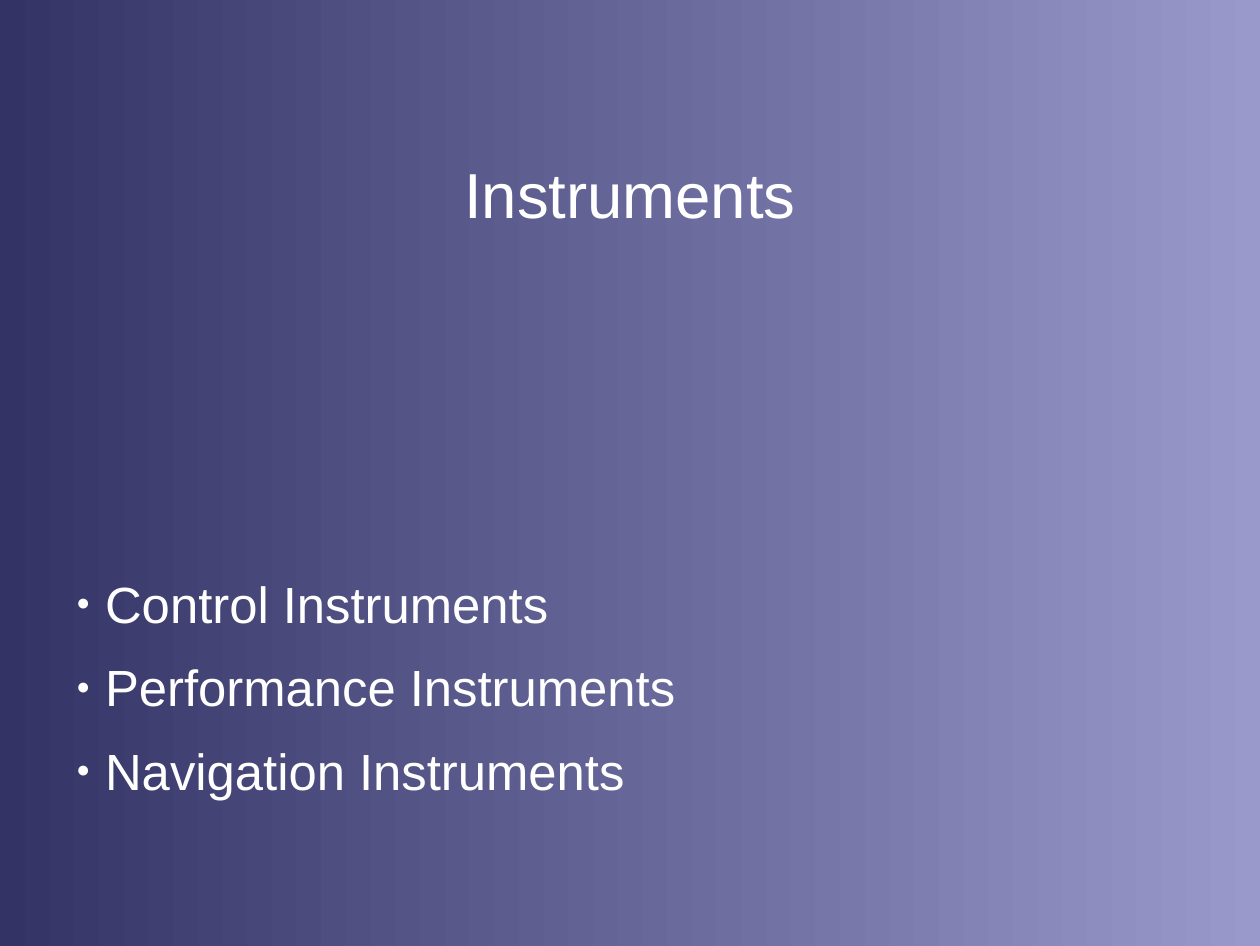
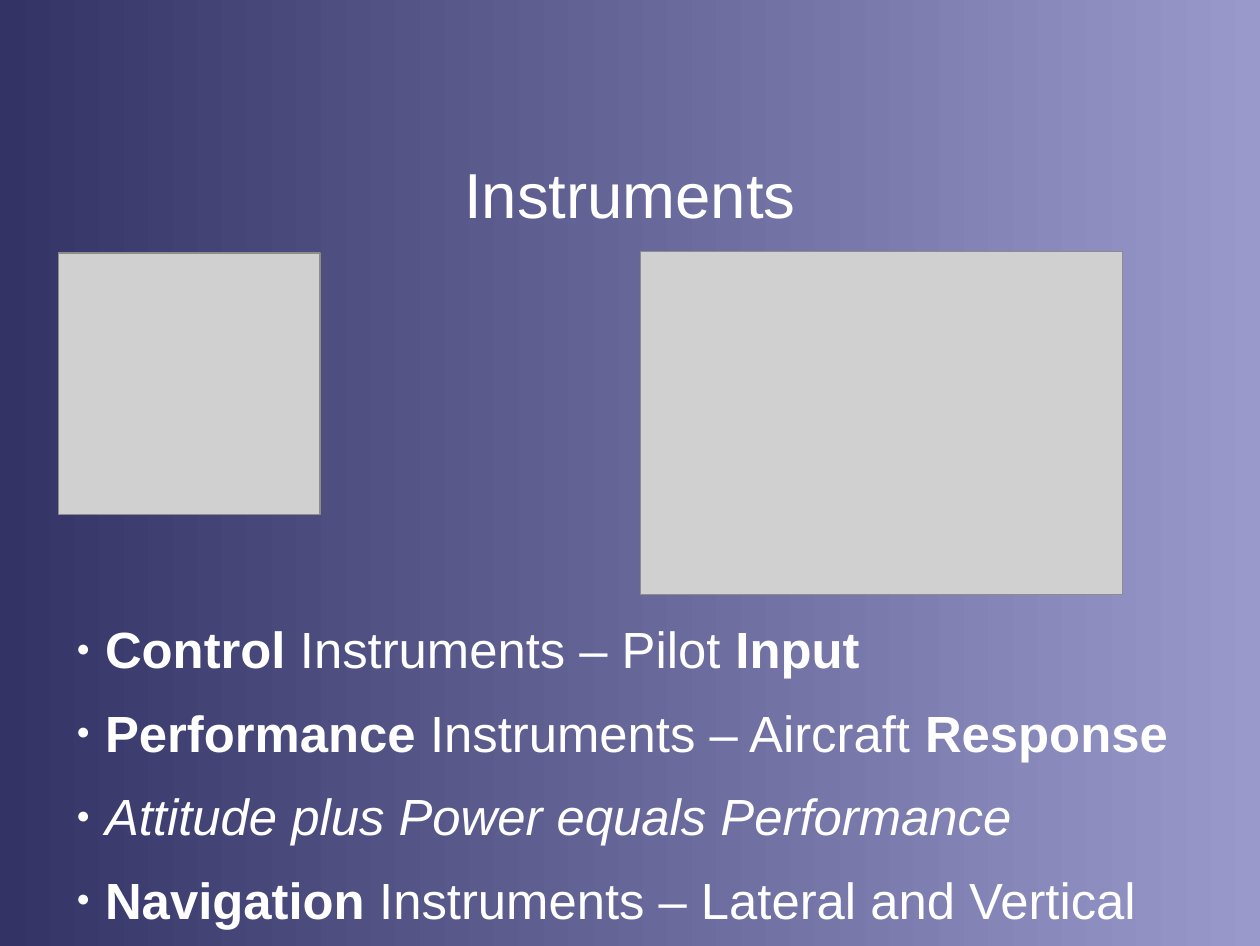
Before and after one commit to stephanheinemann/flight, a slide deck: slide 5 of FI/Instruments/Instruments.odp. Drawn at 1260x946 pixels with LibreOffice and Linux fonts; fonts in the diff are those of the drawing; grey boxes stand for pictures; background and template pictures are left out. Boxes give left, top, right and bottom in pixels: in the first picture for what was removed or moved away, otherwise in the second. Text is boxed around its words. In the diff, an @@ line names an element or a change of style, - is before the commit and + after.

Commit message:
extended instruments presentation

```diff
--- a/FI/Instruments/Instruments.odp
+++ b/FI/Instruments/Instruments.odp
@@ picture added at <box>58,253,320,515</box> @@
@@ picture added at <box>640,252,1123,595</box> @@
@@ text at <box>105,631,1168,929</box>: text changed @@
-● Control Instruments
-● Performance Instruments
-● Navigation Instruments
+● Control Instruments – Pilot Input
+● Performance Instruments – Aircraft Response
+● Attitude plus Power equals Performance
+● Navigation Instruments – Lateral and Vertical
```
Also in this commit, not shown: 1 other slide changed, 11 slides added, 1 slide removed, 1 other file.
